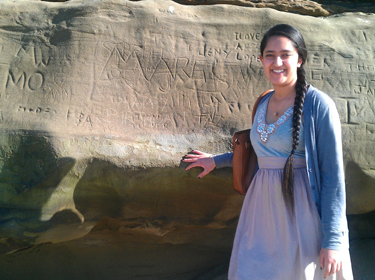
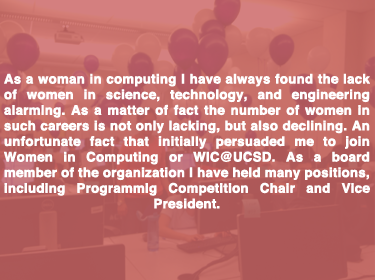
Comparing the layer stacks of the two w=375, h=280 images. Changes:
showed "As a woman in computing I have always found the lack of women i", painted on it over [0, 17, 370, 209]
showed "Layer 2" over [0, 0, 375, 280]
hid "Layer 5" over [0, 0, 375, 280]
hid "Layer 7" over [0, 0, 375, 280]
hid "Layer 6" over [0, 0, 375, 280]
